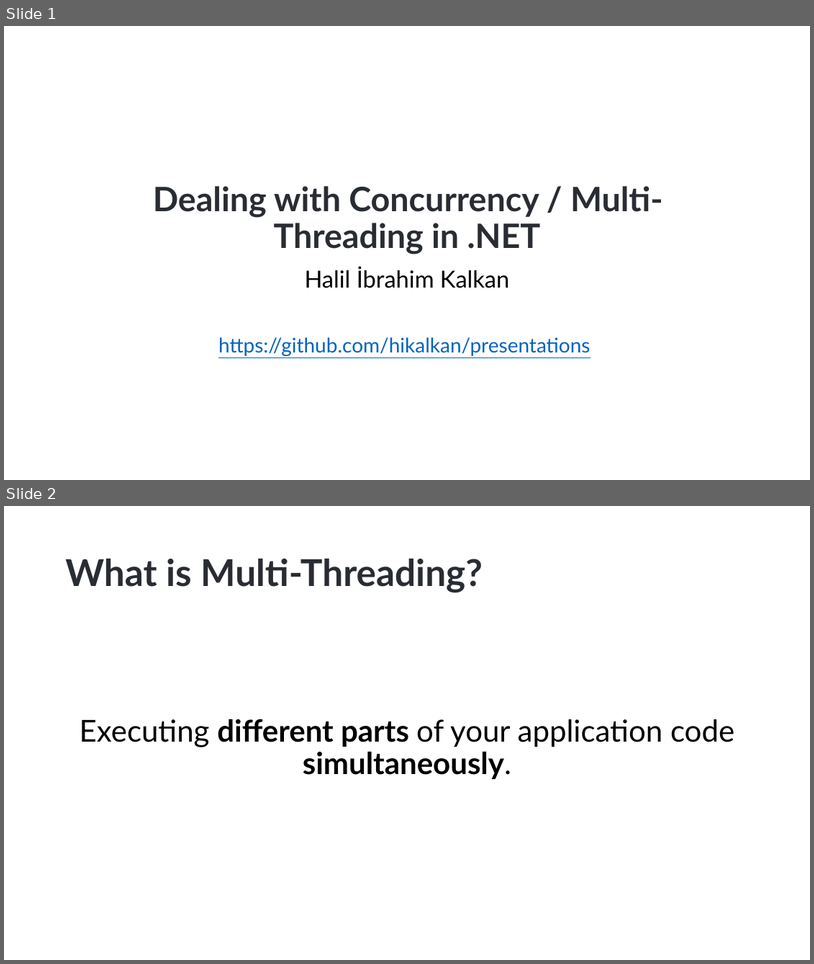
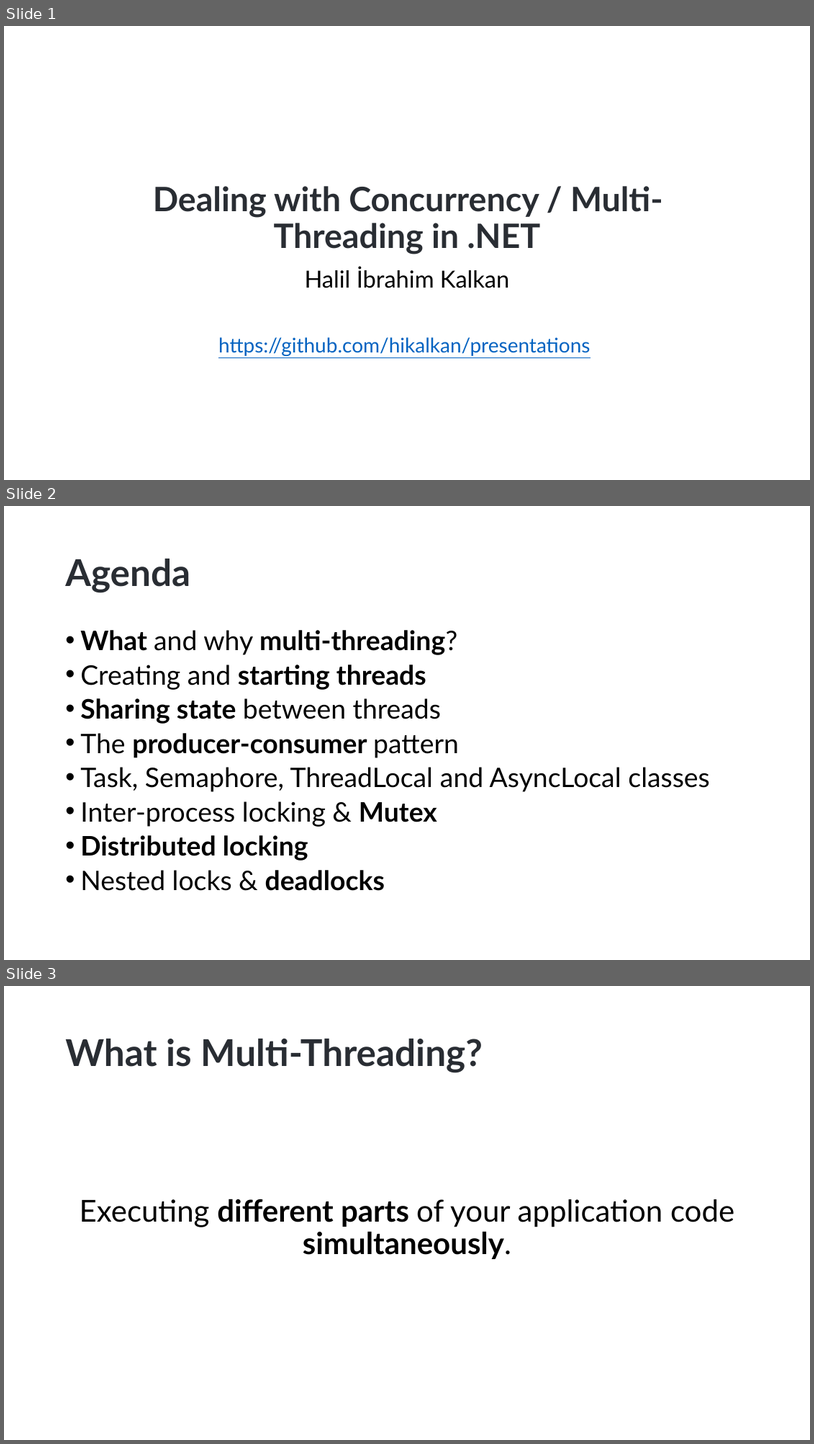
Before and after one commit to hikalkan/presentations, a slide deck: 2023-06-01 Dealing with Concurrency - Multi-Threading in Dotnet/Dotnet-Multi-Threading.pptx. Shown one above the other, each under a label of ours: slides 1 and 2 before the commit, slides 1, 2 and 3 after it. The pictures are 814x964 and 814x1444 pixels, drawn with LibreOffice and Linux fonts; fonts in the diff are those of the drawing; background and template pictures are left out. Boxes give left, top, right and bottom in pixels: in the first picture for what was removed or moved away, otherwise in the second. Text is boxed around its words. In the diff, an @@ line names an element or a change of style, - is before the commit and + after.

Commit message:
Added agenda

```diff
--- a/2023-06-01 Dealing with Concurrency - Multi-Threading in Dotnet/Dotnet-Multi-Threading.pptx
+++ b/2023-06-01 Dealing with Concurrency - Multi-Threading in Dotnet/Dotnet-Multi-Threading.pptx
@@ slide 2 added at (4, 506, 810, 960), background picture (left out) @@
@@ title added at (65, 559, 190, 592), 44 pt, text #292D33, bold @@
+Agenda
@@ text added at (80, 630, 710, 890), 32 pt, text #000000 @@
+• What and why multi-threading?
+• Creating and starting threads
+• Sharing state between threads
+• The producer-consumer pattern
+• Task, Semaphore, ThreadLocal and AsyncLocal classes
+• Inter-process locking & Mutex
+• Distributed locking
+• Nested locks & deadlocks
@@ what was slide 2 is now slide 3 @@
```
